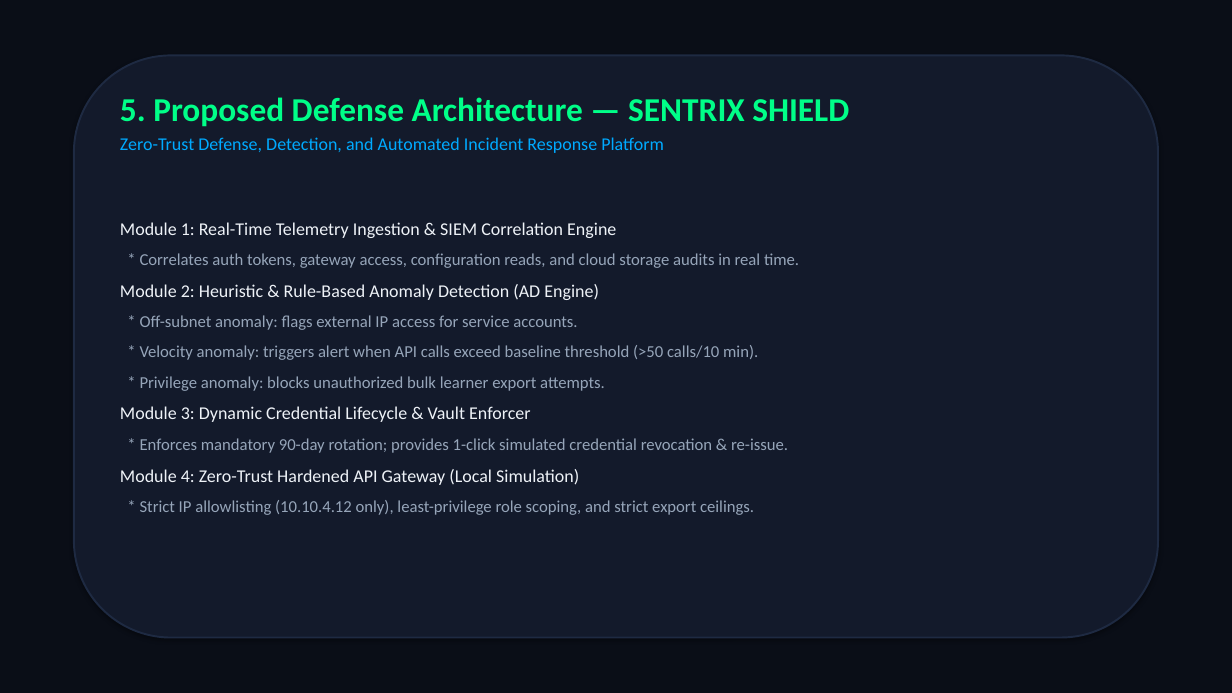
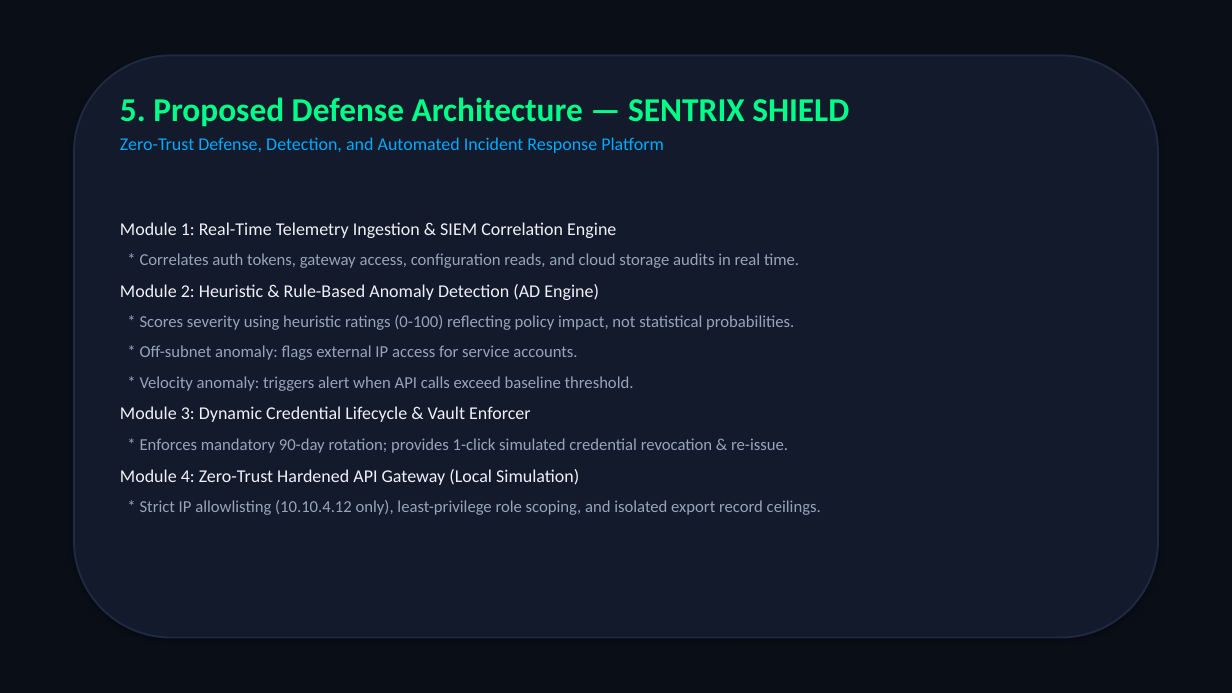
Before and after one commit to kandukurijagan1/crimeathon, a slide deck: slide 6 of SENTRIX_SHIELD_PRESENTATION.pptx. Drawn at 1232x693 pixels with LibreOffice and Linux fonts; fonts in the diff are those of the drawing. Boxes give left, top, right and bottom in pixels: in the first picture for what was removed or moved away, otherwise in the second. Text is boxed around its words. In the diff, an @@ line names an element or a change of style, - is before the commit and + after.

Commit message:
Correct evidence engine and defense controls: ground-truth alignment with E01-E12, separated confirmed vs hypothesis, 7-month credential age, and isolated export record ceiling tests

```diff
--- a/SENTRIX_SHIELD_PRESENTATION.pptx
+++ b/SENTRIX_SHIELD_PRESENTATION.pptx
@@ text at <box>140,315,794,330</box>: paragraph added @@
+* Scores severity using heuristic ratings (0-100) reflecting policy impact, not statistical probabilities.
@@ text at <box>140,376,634,391</box>: text changed @@
-* Velocity anomaly: triggers alert when API calls exceed baseline threshold (>50 calls/10 min).
-* Privilege anomaly: blocks unauthorized bulk learner export attempts.
+* Velocity anomaly: triggers alert when API calls exceed baseline threshold.
@@ text at <box>140,500,821,515</box>: text changed @@
-* Strict IP allowlisting (10.10.4.12 only), least-privilege role scoping, and strict export ceilings.
+* Strict IP allowlisting (10.10.4.12 only), least-privilege role scoping, and isolated export record ceilings.
```
Also in this commit, not shown: 8 other slides changed, 1 slide removed, 13 other files.
